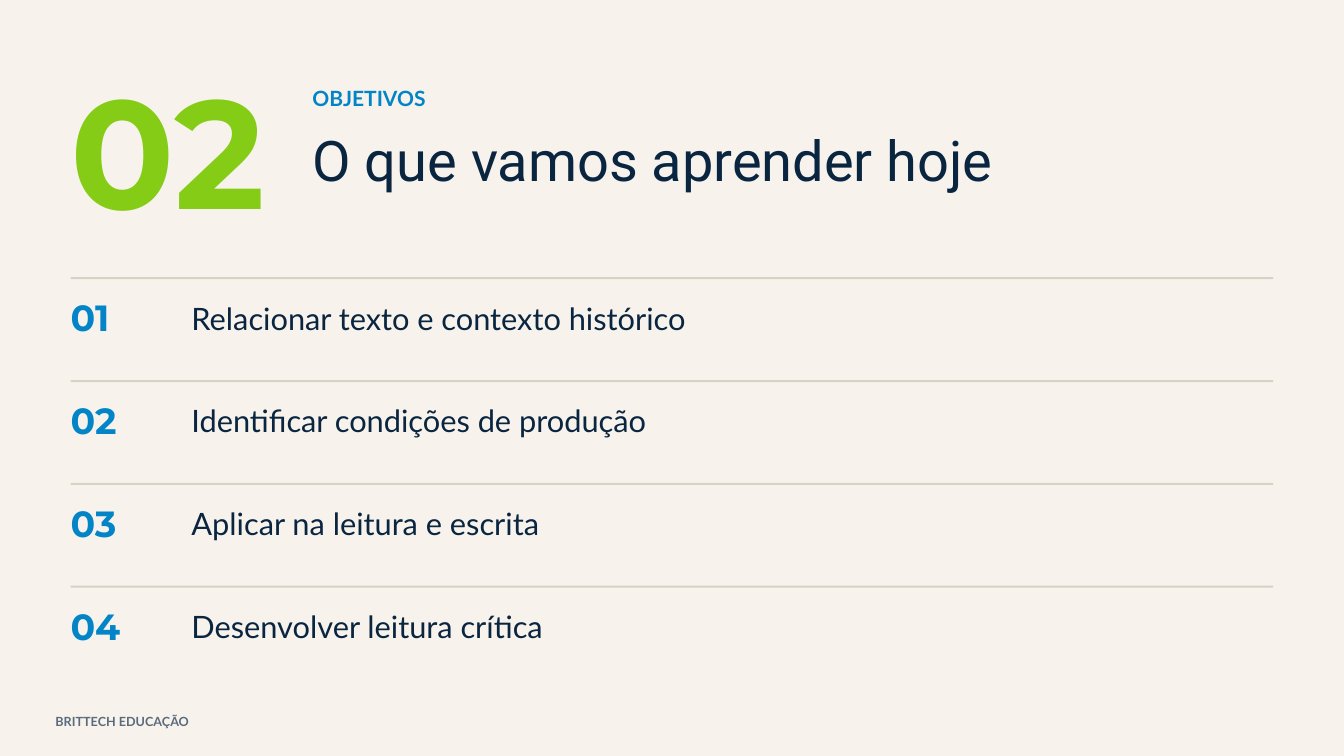
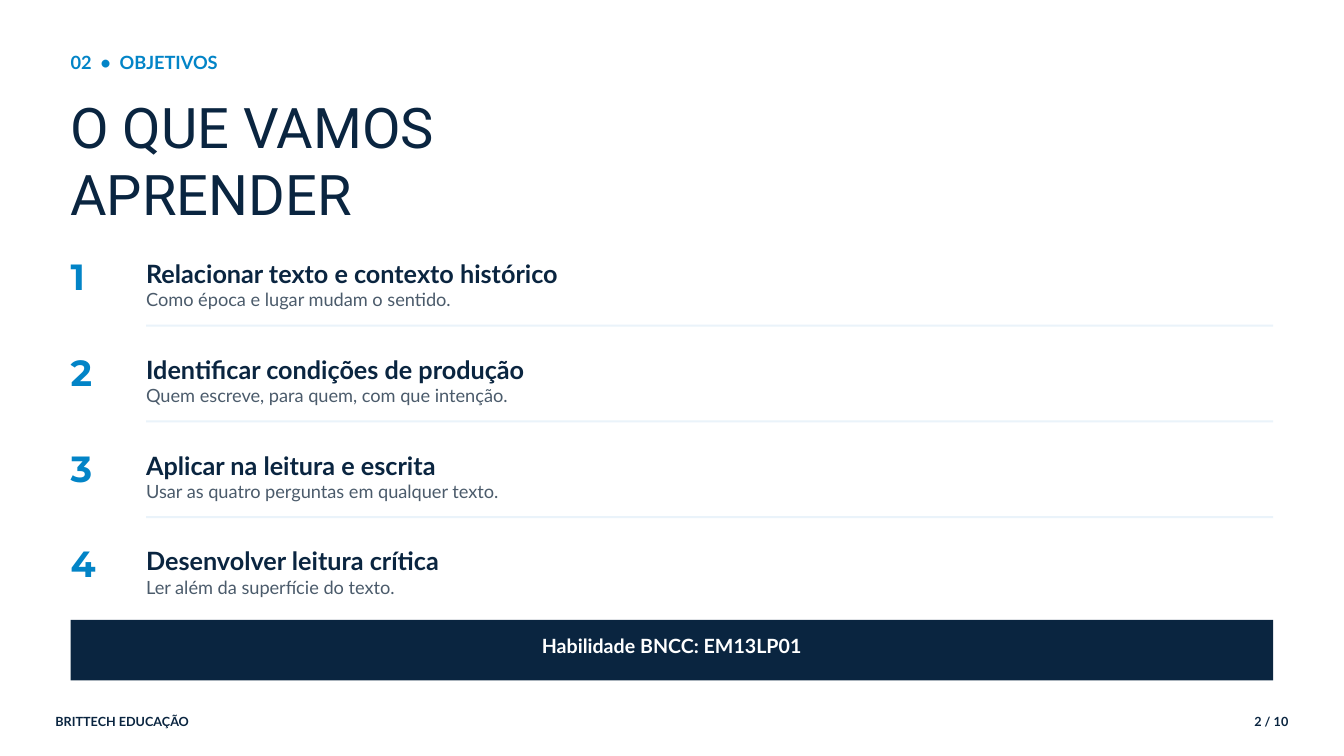
Before and after one commit to thiagollipe-web/brittech-educacao-aulas, a slide deck: slide 2 of ensino-medio/lingua-portuguesa-1serie-texto-contexto.pptx. Drawn at 1344x756 pixels with LibreOffice and Linux fonts; fonts in the diff are those of the drawing. Boxes give left, top, right and bottom in pixels: in the first picture for what was removed or moved away, otherwise in the second. Text is boxed around its words. In the diff, an @@ line names an element or a change of style, - is before the commit and + after.

```diff
--- a/ensino-medio/lingua-portuguesa-1serie-texto-contexto.pptx
+++ b/ensino-medio/lingua-portuguesa-1serie-texto-contexto.pptx
@@ rectangle removed at bbox=[0, 0, 1344, 756] @@
@@ text at bbox=[71, 55, 218, 69]: text changed; size 110 to 13 pt; font Montserrat to Lato; text colour #84CC16 to #0284C7 @@
-02
+02 • OBJETIVOS
@@ text at bbox=[71, 107, 434, 215]: text changed @@
-O que vamos aprender hoje
+O QUE VAMOS
+APRENDER
@@ text removed at bbox=[312, 90, 425, 106] @@
-OBJETIVOS
@@ text at bbox=[71, 264, 85, 290]: text changed @@
-01
+1
@@ text at bbox=[146, 264, 558, 284]: size 22 to 18 pt, bold on in "Relacionar texto e contexto histórico"; line spacing 1 to 1.05; less space between paragraphs @@
@@ text "Relacionar texto e contexto histórico": place and size @@
-text "Relacionar texto e contexto histórico" at bbox=[191, 307, 686, 331]
+text "Relacionar texto e contexto histórico" at bbox=[146, 264, 558, 310]
@@ rectangle removed at bbox=[71, 277, 1273, 279] @@
@@ text at bbox=[146, 292, 450, 310]: paragraph added @@
+Como época e lugar mudam o sentido.
@@ rectangle: place and size @@
-rectangle at bbox=[71, 380, 1273, 382]
+rectangle at bbox=[146, 325, 1273, 327]
@@ text "Identificar condições de produção": place and size @@
-text "Identificar condições de produção" at bbox=[191, 409, 646, 438]
+text "Identificar condições de produção" at bbox=[146, 360, 524, 405]
@@ text at bbox=[71, 360, 92, 386]: text changed @@
-02
+2
@@ text at bbox=[146, 389, 508, 405]: paragraph added @@
+Quem escreve, para quem, com que intenção.
@@ text at bbox=[146, 360, 524, 384]: size 22 to 18 pt, bold on in "Identificar condições de produção"; line spacing 1 to 1.05; less space between paragraphs @@
@@ text "Aplicar na leitura e escrita": place and size @@
-text "Aplicar na leitura e escrita" at bbox=[191, 512, 539, 541]
+text "Aplicar na leitura e escrita" at bbox=[146, 456, 498, 502]
@@ rectangle: place and size @@
-rectangle at bbox=[71, 483, 1273, 485]
+rectangle at bbox=[146, 420, 1273, 422]
@@ text at bbox=[71, 456, 93, 483]: text changed @@
-03
+3
@@ text at bbox=[146, 456, 436, 479]: size 22 to 18 pt, bold on in "Aplicar na leitura e escrita"; line spacing 1 to 1.05; less space between paragraphs @@
@@ text at bbox=[146, 484, 498, 502]: paragraph added @@
+Usar as quatro perguntas em qualquer texto.
@@ fill #D8D2C4 to #EAF3FA in 3 elements at bbox=[146, 325, 1273, 327], bbox=[146, 420, 1273, 422], bbox=[146, 516, 1273, 518] @@
@@ rectangle: place and size @@
-rectangle at bbox=[71, 586, 1273, 588]
+rectangle at bbox=[146, 516, 1273, 518]
@@ text at bbox=[71, 551, 96, 577]: text changed @@
-04
+4
@@ text at bbox=[146, 551, 439, 571]: size 22 to 18 pt, bold on in "Desenvolver leitura crítica"; line spacing 1 to 1.05; less space between paragraphs @@
@@ text "Desenvolver leitura crítica": place and size @@
-text "Desenvolver leitura crítica" at bbox=[191, 615, 543, 639]
+text "Desenvolver leitura crítica" at bbox=[146, 551, 439, 597]
@@ text at bbox=[146, 580, 395, 597]: paragraph added @@
+Ler além da superfície do texto.
@@ rectangle added at bbox=[71, 620, 1273, 681], fill #0A2540 @@
@@ text added at bbox=[542, 638, 802, 653], 14 pt, text #FFFFFF, bold @@
+Habilidade BNCC: EM13LP01
@@ text "BRITTECH EDUCAÇÃO" at bbox=[55, 716, 189, 729]: text colour #5A6B7D to #0A2540; line spacing 1 to 1.05; less space between paragraphs @@
@@ text added at bbox=[1254, 716, 1289, 726], 9 pt, text #0A2540, bold @@
+2 / 10
```
Also in this commit, not shown: 2 other slides changed, 7 slides added, 5 slides removed, 4 other files.
